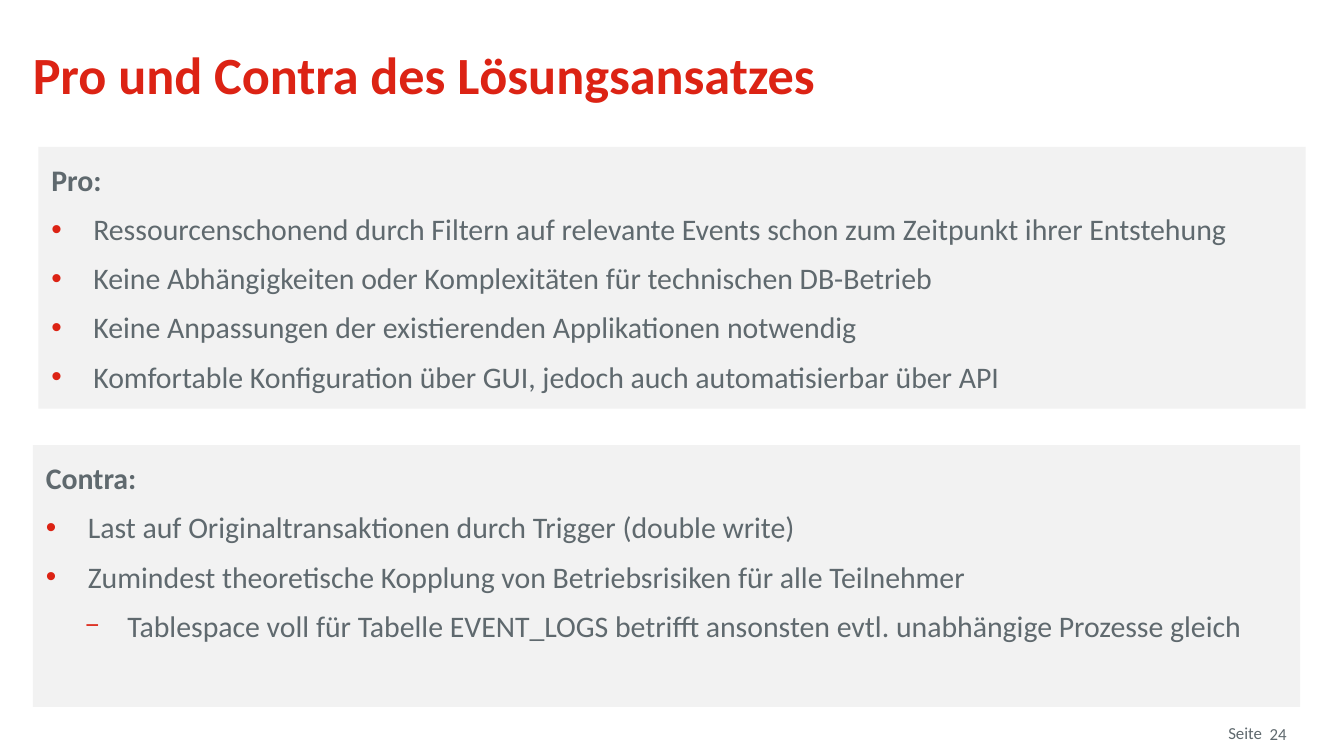
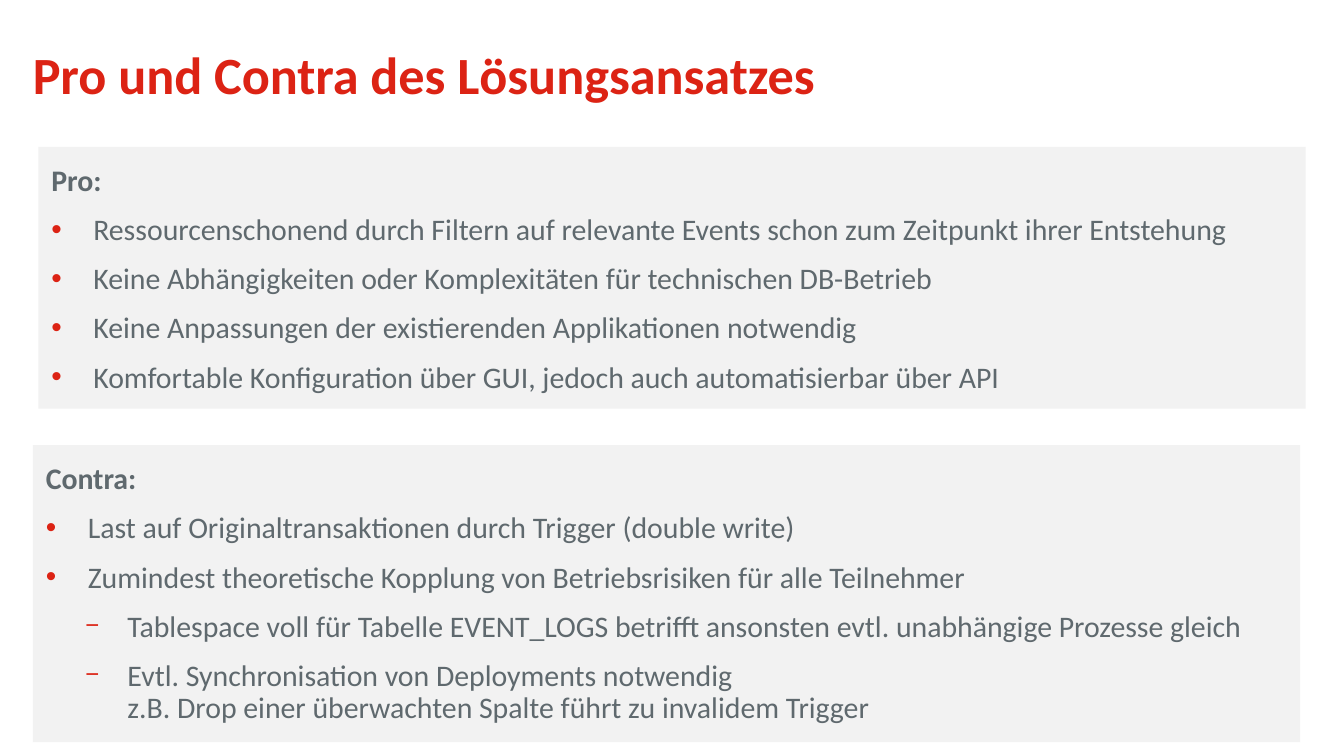
Before and after one commit to osp-ottogroup/movex-cdc, a slide deck: slide 8 of doc/2021-12_TriXX_ITTage.pptx (slide 24 before the commit). Drawn at 1344x756 pixels with LibreOffice and Linux fonts; fonts in the diff are those of the drawing; background and template pictures are left out. Boxes give left, top, right and bottom in pixels: in the first picture for what was removed or moved away, otherwise in the second. Text is boxed around its words. In the diff, an @@ line names an element or a change of style, - is before the commit and + after.

```diff
--- a/doc/2021-12_TriXX_ITTage.pptx
+++ b/doc/2021-12_TriXX_ITTage.pptx
@@ rectangle "Contra:" resized from (x1=32, y1=445, x2=1300, y2=707) to (x1=32, y1=445, x2=1300, y2=742) @@
@@ text in rectangle at (x1=127, y1=665, x2=869, y2=723): paragraph added @@
+  − Evtl. Synchronisation von Deployments notwendig
+    z.B. Drop einer überwachten Spalte führt zu invalidem Trigger
@@ text removed at (x1=1228, y1=727, x2=1262, y2=739) @@
-Seite
@@ page number removed at (x1=1270, y1=729, x2=1287, y2=740) @@
-24
```
Also in this commit, not shown: 4 other slides changed, 1 slide removed, 2 other files.
